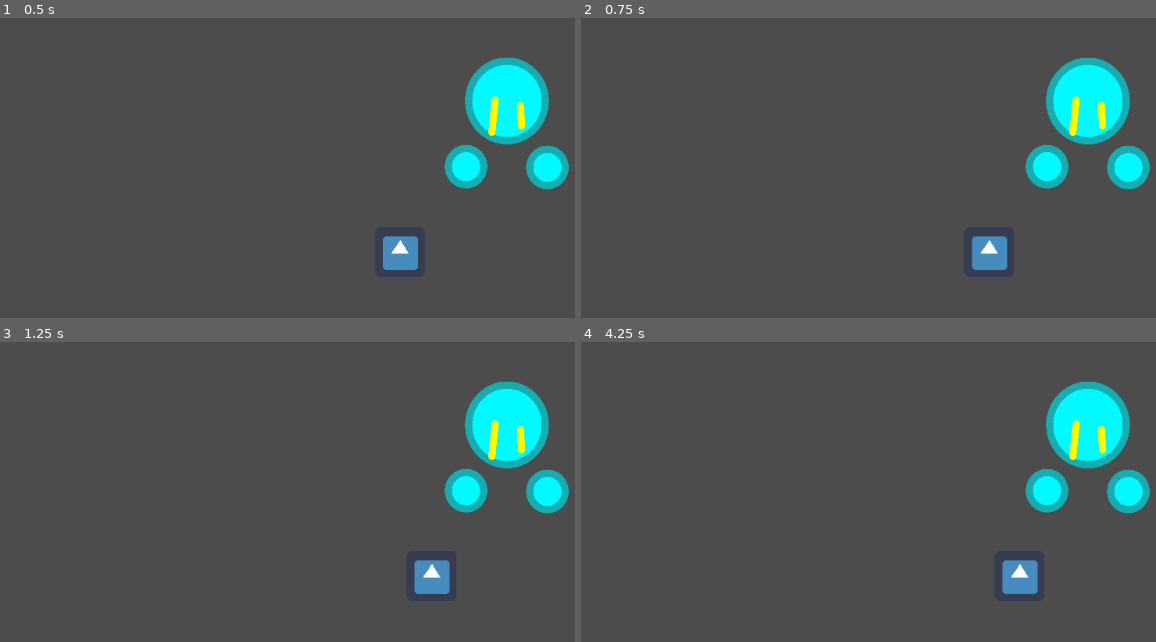
Above: before the commit, frames 1-4 (two rows, left to right).
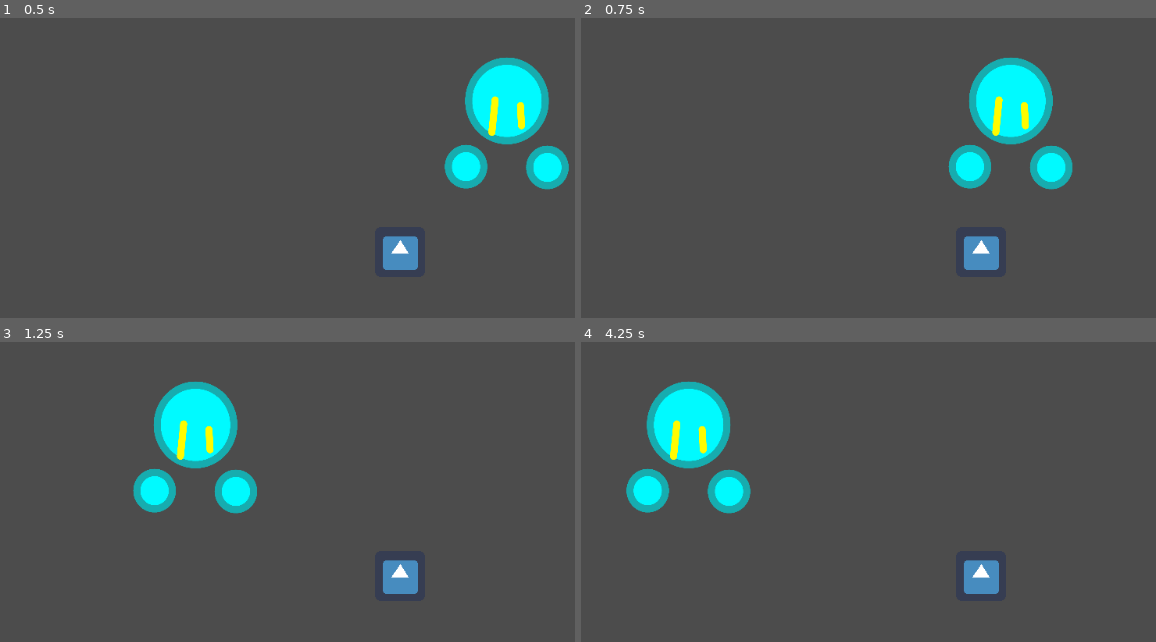
Above: after the commit, the same moments.

Repository: DarrellWulff/GGJProject
Game: Godot game, scene res://Node2D.tscn
Two runs of this game, one before a commit and one after it. Both use one fixed random seed, a clock stepped at 60 frames per second and the inputs below. The engine's default icon, where the game draws it, is replaced by a stand-in: a white triangle on a blue panel in a dark square.
Inputs:
- Up to frame 1 (0.5 s): no input
- Up to frame 2 (0.75 s): tap Enter at 0.5 s; hold D from 0.53 s (still down); hold K from 0.53 s (still down)
- Up to frame 3 (1.25 s): keep holding D; keep holding K
- Up to frame 4 (4.25 s): release D at 1.28 s; release K at 1.28 s; hold S 1.28-2.03 s; tap K at 1.35, 2.85 s; hold D 2.03-2.78 s; hold K 2.03-2.78 s; hold W 2.78-3.53 s; hold A from 3.53 s (still down); hold K from 3.53 s (still down)

Frame 1 is identical in both runs. In frame 2, 9.1% of the frame differs, in the area x 63-99%, y 13-84%; in frame 3, 11%; in frame 4, 12%, in the area x 7-99%, y 13-84%.

Commit message:
Fixed Movement
fixed movement

Diff:
--- a/GGJ2021Project/Entities/Player.gd
+++ b/GGJ2021Project/Entities/Player.gd
@@ -25,12 +25,7 @@
 
 	self.input.updateInput(Vector2(amountX, amountY));
 
-	#self.movement.updateMovement(self.input.currentInput);
-
-	#Moves kinematicbody, but you probably want to calculate
-	#the slide vector since it will hit a collider and slow down with out it.
-	#Vector3 class has a method for getting the slide vector!
-	move_and_collide(self.input.currentInput)
+	self.movement.updateMovement(self.input.currentInput);
 
 	var deltaSpeed = SPEED * delta;
 	if Input.is_key_pressed(KEY_K):
@@ -39,16 +34,11 @@
 	var velocity = deltaSpeed * self.movement.direction;
 
 	if velocity.length() > 0:
-		self.position += velocity;
+		move_and_collide(velocity);
 		emit_signal("move");
 
 	pass
 
-# Updates outside of pyhsics step so for faster computers the game goes faster!
-func _process(delta):
-	#updateMovement(delta);
-	pass
-
-#I would use this update function whenever you're doing gameplay code!
 func _physics_process(delta):
 	updateMovement(delta);
+	pass
--- a/GGJ2021Project/project.godot
+++ b/GGJ2021Project/project.godot
@@ -30,39 +30,6 @@
 run/main_scene="res://Node2D.tscn"
 config/icon="res://icon.png"
 
-[input]
-
-Input_up={
-"deadzone": 0.5,
-"events": [ Object(InputEventKey,"resource_local_to_scene":false,"resource_name":"","device":0,"alt":false,"shift":false,"control":false,"meta":false,"command":false,"pressed":false,"scancode":87,"unicode":0,"echo":false,"script":null)
-, Object(InputEventJoypadButton,"resource_local_to_scene":false,"resource_name":"","device":0,"button_index":12,"pressure":0.0,"pressed":false,"script":null)
- ]
-}
-Input_down={
-"deadzone": 0.5,
-"events": [ Object(InputEventKey,"resource_local_to_scene":false,"resource_name":"","device":0,"alt":false,"shift":false,"control":false,"meta":false,"command":false,"pressed":false,"scancode":83,"unicode":0,"echo":false,"script":null)
-, Object(InputEventJoypadButton,"resource_local_to_scene":false,"resource_name":"","device":0,"button_index":13,"pressure":0.0,"pressed":false,"script":null)
- ]
-}
-Input_left={
-"deadzone": 0.5,
-"events": [ Object(InputEventKey,"resource_local_to_scene":false,"resource_name":"","device":0,"alt":false,"shift":false,"control":false,"meta":false,"command":false,"pressed":false,"scancode":65,"unicode":0,"echo":false,"script":null)
-, Object(InputEventJoypadButton,"resource_local_to_scene":false,"resource_name":"","device":0,"button_index":14,"pressure":0.0,"pressed":false,"script":null)
- ]
-}
-Input_right={
-"deadzone": 0.5,
-"events": [ Object(InputEventKey,"resource_local_to_scene":false,"resource_name":"","device":0,"alt":false,"shift":false,"control":false,"meta":false,"command":false,"pressed":false,"scancode":68,"unicode":0,"echo":false,"script":null)
-, Object(InputEventJoypadButton,"resource_local_to_scene":false,"resource_name":"","device":0,"button_index":15,"pressure":0.0,"pressed":false,"script":null)
- ]
-}
-Input_run={
-"deadzone": 0.5,
-"events": [ Object(InputEventKey,"resource_local_to_scene":false,"resource_name":"","device":0,"alt":false,"shift":false,"control":false,"meta":false,"command":false,"pressed":false,"scancode":75,"unicode":0,"echo":false,"script":null)
-, Object(InputEventJoypadButton,"resource_local_to_scene":false,"resource_name":"","device":0,"button_index":1,"pressure":0.0,"pressed":false,"script":null)
- ]
-}
-
 [rendering]
 
 quality/driver/driver_name="GLES2"
